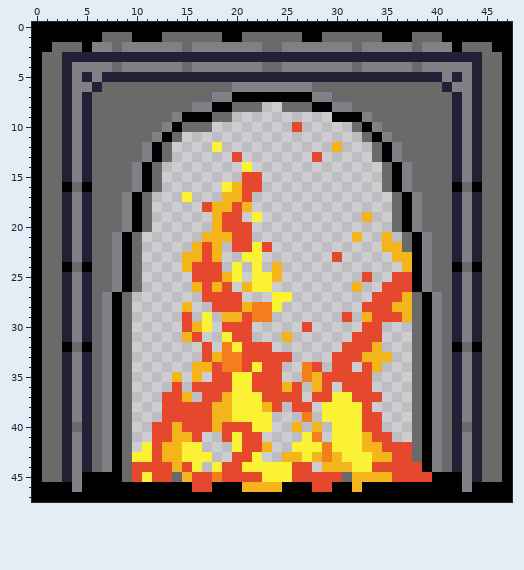
One commit to this pixel-art sprite: Assets/Original/fireplace4.png. Above, as it was before the edit.
The file is 48x48 pixels.
Once edited:
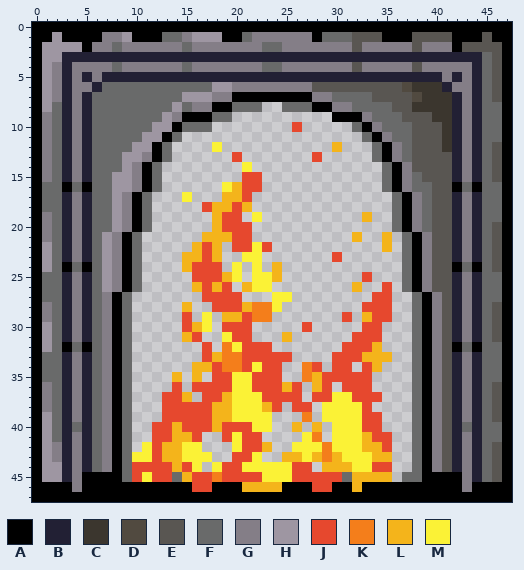
Palette (. is transparent): A #000000  B #222034  C #3b362e  D #514a40  E #595652  F #696a6a  G #847e87  H #9e96a2  J #e6482e  K #f47e1b  L #f4b41b  M #fbf236
Change:
Changed rows in their new state; - is an unchanged pixel.
first column x 1:
 1 -H----GGH-----GHHH---GGGGGG----EEE---EEEE---E-
 2 HHHH---------------------------E-----E----EEEE
 3 HH-------------------------------------------E
 4 HG-----------------------------E-----E-------E
 5 HG-------------------------------------------E
 6 HG---------------HH--------EEEEEEEEEDCCC-----E
 7 HG------------HHH----------------EEEEDCCC----E
 8 H------------H---------------------EECCCC-----
 9 G-----------H-----------------------EEECC-----
10 G----------HH------------------------EEEC-----
11 G---------HH-------------------------EEEC-----
12 G--------HH--------------------------EEEC----E
13 G-------HH---------------------------EEEE----E
14 G-------H----------------------------EEEE----E
15 G------HH-----------------------------EEE----E
16 -------HH------------------------------EE-----
17 -------H-------------------------------EE-----
18 -------H-------------------------------EE-----
19 G------H-------------------------------EE-----
20 G------H-------------------------------EE----E
21 G-----H--------------------------------EE----E
22 H-----H----------------------------.---EE----E
23 H-----H----------------------------.F--EE----E
24 H-----H-----------------------------F--EE----E
25 ------H----------------------------.F--EE-----
26 ------H----------------------------.F--EE-----
27 -----------------------------------..---E-----
28 G----------------------------------..---E----E
29 G----------------------------------..---E----E
30 H---------------------------------------E----E
31 H---------------------------------------E----E
32 H---------------------------------------E-----
33 ----------------------------------------E-----
34 ----------------------------------------E-----
35 ----------------------------------------E-----
36 G---------------------------------------E----E
37 G---------------------------------------E----E
38 G---------------------------------------E----E
39 H---------------------------------------E----E
40 H---------------------------------------E-----
41 H---------------------------------------E-----
42 HG---------------------------------..---E----E
43 HG---------------------------------..---E----E
44 HH---------------------------------..F--E----E
45 HH---------------------------------.FFA------E
Pixel boxes of the changes (left, top, right, bottom) in both pictures:
changed: (42, 32, 502, 482)
